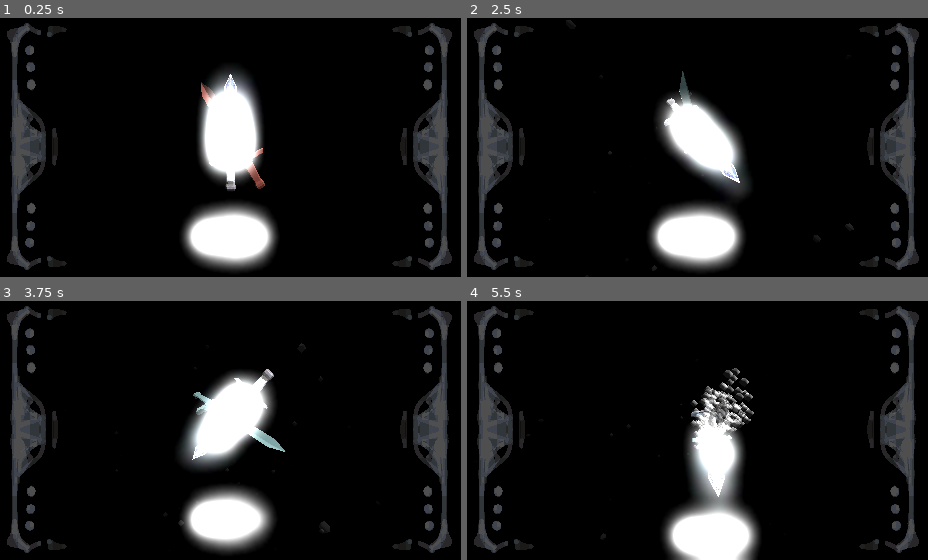
Above: before the commit, frames 1-4 (two rows, left to right).
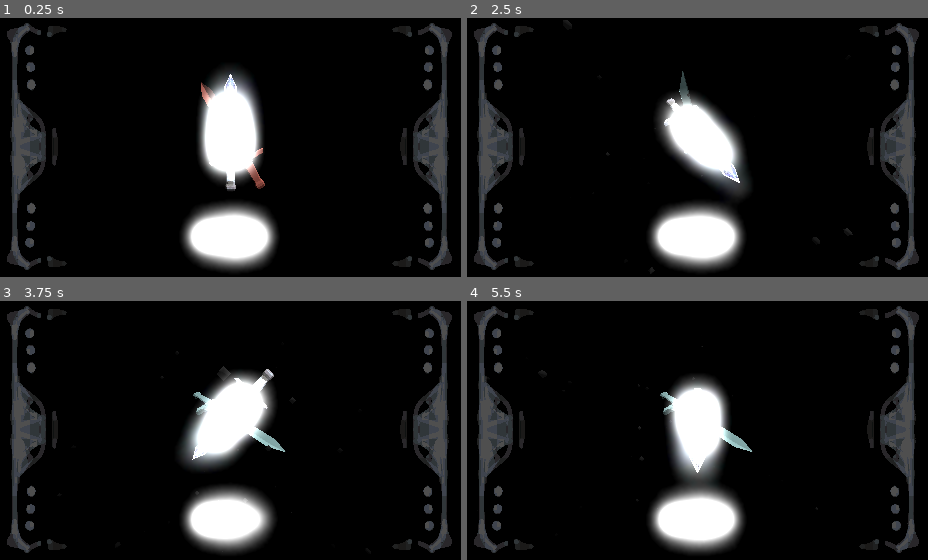
Above: after the commit, the same moments.

Repository: Lukko-Digital/Bladebearer
Game: Godot game, scene res://src/main.tscn
Two runs of this game, one before a commit and one after it. Both use one fixed random seed, a clock stepped at 60 frames per second and the inputs below.
Inputs:
- Up to frame 1 (0.25 s): no input
- Up to frame 2 (2.5 s): hold D (right) 0.53-1.28 s; hold Shift (shift) 0.53-1.28 s; hold S (backward) 1.28-2.03 s; tap Space (space) at 1.35 s; hold D (right) from 2.03 s (still down); hold Shift (shift) from 2.03 s (still down)
- Up to frame 3 (3.75 s): release D (right) at 2.78 s; release Shift (shift) at 2.78 s; hold W (forward) 2.78-3.53 s; tap Space (space) at 2.85 s; hold A (left) from 3.53 s (still down); hold Shift (shift) from 3.53 s (still down)
- Up to frame 4 (5.5 s): release Shift (shift) at 4.28 s; tap Space (space) at 4.35 s; release A (left) at 5.03 s; hold S (backward) from 5.03 s (still down); hold Shift (shift) from 5.03 s (still down)

The runs differ from the first frame. In frame 2, less than 0.1% of the frame differs, in the area x 21-84%, y 0-99%; in frame 3, 0.1%; in frame 4, 10%, in the area x 15-77%, y 17-100%.

Commit message:
time to react can be varied by changing animation player speed scale

Diff:
--- a/src/game_sequence_handler.gd
+++ b/src/game_sequence_handler.gd
@@ -27,9 +27,9 @@
 
 # Called when the node enters the scene tree for the first time.
 func _ready() -> void:
+	bearer_rank = PEASANT
+	opponent_rank = PEASANT
 	game_loop.call_deferred()
-	bearer_rank = PEASANT
-	opponent_rank = KNIGHT
 
 func game_loop():
 	construct_action_queue()
@@ -68,7 +68,7 @@
 func swing_sequence():
 	target.red()
 	pre_sequence()
-	swing_arm.play_animation("windup")
+	swing_arm.play_animation("windup", opponent_rank.time_to_react)
 	await swing_arm.swing_animation_player.animation_finished
 
 	sword.lock_input()
@@ -99,7 +99,7 @@
 func block_sequence():
 	target.blue()
 	pre_sequence()
-	swing_arm.play_animation("block")
+	swing_arm.play_animation("block", opponent_rank.time_to_react)
 	await swing_arm.swing_animation_player.animation_finished
 	if sword.is_correct_rotation():
 		camera.shake(0.2, 15)
--- a/src/swing_arm.gd
+++ b/src/swing_arm.gd
@@ -49,8 +49,16 @@
 	if randi() % 2:
 		swing_direction *= -1
 
-func play_animation(animation_name: String):
+## `animation_duration` in seconds, if <=0, animation will play at default speed
+## otherwise, speed scale will be adjusted such that the animation will play in
+## `animation_duration` seconds
+func play_animation(animation_name: String, animation_duration: float = 0):
 	assert(swing_animation_player.has_animation(animation_name))
+
+	if animation_duration > 0:
+		swing_animation_player.speed_scale = swing_animation_player.get_animation(animation_name).length / animation_duration
+	else:
+		swing_animation_player.speed_scale = 1
 
 	starting_z_rotation = rotation_degrees.z
 	swing_animation_player.play(animation_name)
